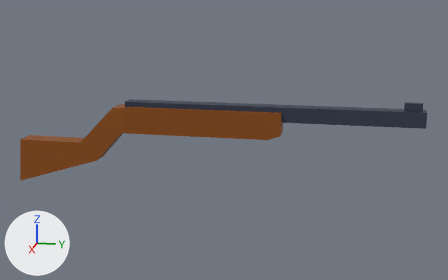
Renders of the FBX model Assets/Game/Models/Weapons/weapon_rifle.fbx from each side of a commit.
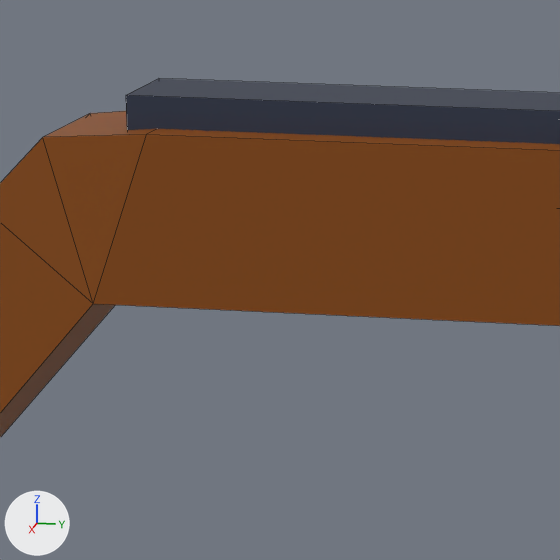
Old and new are each drawn whole from a camera (50 mm lens) standing at (2.933, 1.203, 0.738) and looking at (-0.018, 0.613, 0.0) and again close up on the part from 24% to 42% of the width and 31% to 61% of the height. Every picture has the same lights, and +X, +Y and +Z are marked at lower left. The close-ups show mesh edges as thin lines.

Script lines for the objects in view, before the commit:
```python
me_cube = bpy.data.meshes.new('Cube')
me_cube.from_pydata(...)  # 40 vertices, 35 faces; spans x -0.06..0.06, y -0.48..1.56, z -0.26..0.22
# faces by material slot: [24, 11]
me_cube.materials.append(mat_wood)  # brown #8b4900
me_cube.materials.append(mat_metal)  # dark blue #2b3448
ob_cube = bpy.data.objects.new('Cube', me_cube)
ob_cube.location = (0.0, 0.0, 0.0)
```
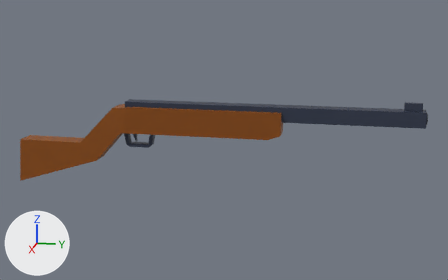
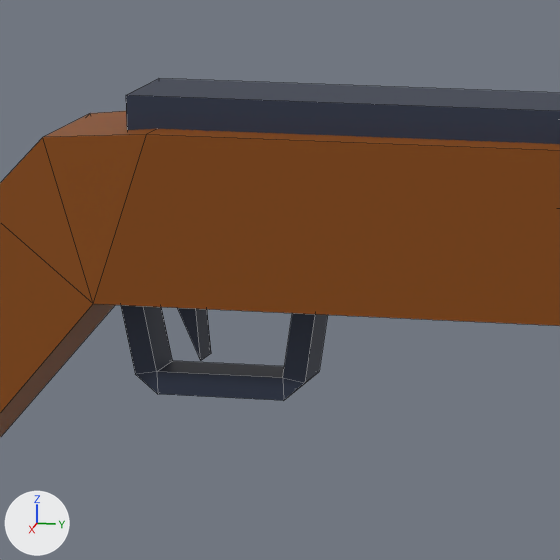
What differs and where, as boxes [x1, y1, x2, y2] in the close-ups (560 x 560 px):
part 1 of me_cube, added
    after: [121, 305, 327, 401]
part 2 of me_cube, added (black)
    after: [178, 308, 211, 360]

The edits, one by one:
Material 'Hole' (mat_hole) is new.
Its base color is (0.0, 0.0, 0.0) (black #000000).
me_cube is used by ob_cube; location (0.0, 0.0, 0.0).
Verts and faces of me_cube; kept vertices keep their numbers, new ones are numbered from 40.
me_cube had 40 vertices, 35 faces and spanned x -0.06..0.06, y -0.48..1.56, z -0.26..0.22.
me_cube now has 72 vertices, 58 faces and spans x -0.06..0.06, y -0.48..1.57, z -0.26..0.22.
me_cube part 1: a new loose piece of 20 vertices spanning x -0.02..0.02, y 0.1..0.26, z -0.05..0.04, in mat_metal (dark blue #2b3448).
Part 2, on me_cube:
New vertex 40 is at (-0.01, 0.14, 0.03).
New vertex 41 is at (-0.01, 0.16, -0.02), pixel (211, 353).
New vertex 42 is at (-0.01, 0.16, 0.03).
New vertex 43 is at (-0.01, 1.57, 0.17).
New vertex 44 is at (-0.01, 1.57, 0.12).
New vertices 45 to 49 stand at vertices 40 to 44, in that order, plus (0.02, 0.0, 0.0).
New vertex 50 is at (-0.03, 1.57, 0.15).
New vertex 51 is at (0.03, 1.57, 0.15).
New faces: (40, 42, 41), (41, 42, 47, 46), (45, 46, 47), (40, 41, 46, 45) (mat_metal (dark blue #2b3448)).
New faces: (43, 48, 51, 49, 44, 50) (mat_hole (black #000000)).
me_cube now uses material mat_hole (black #000000).
